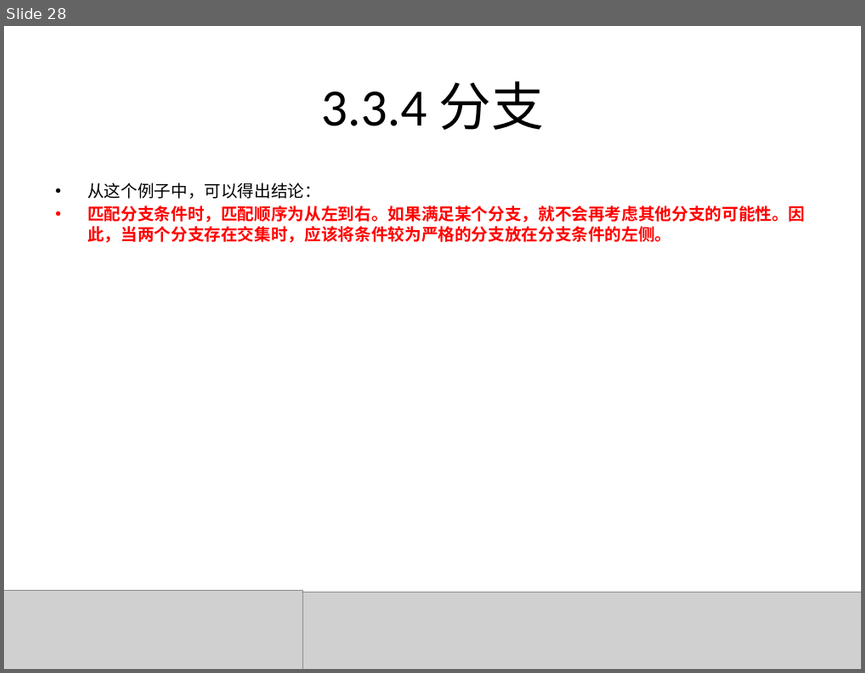
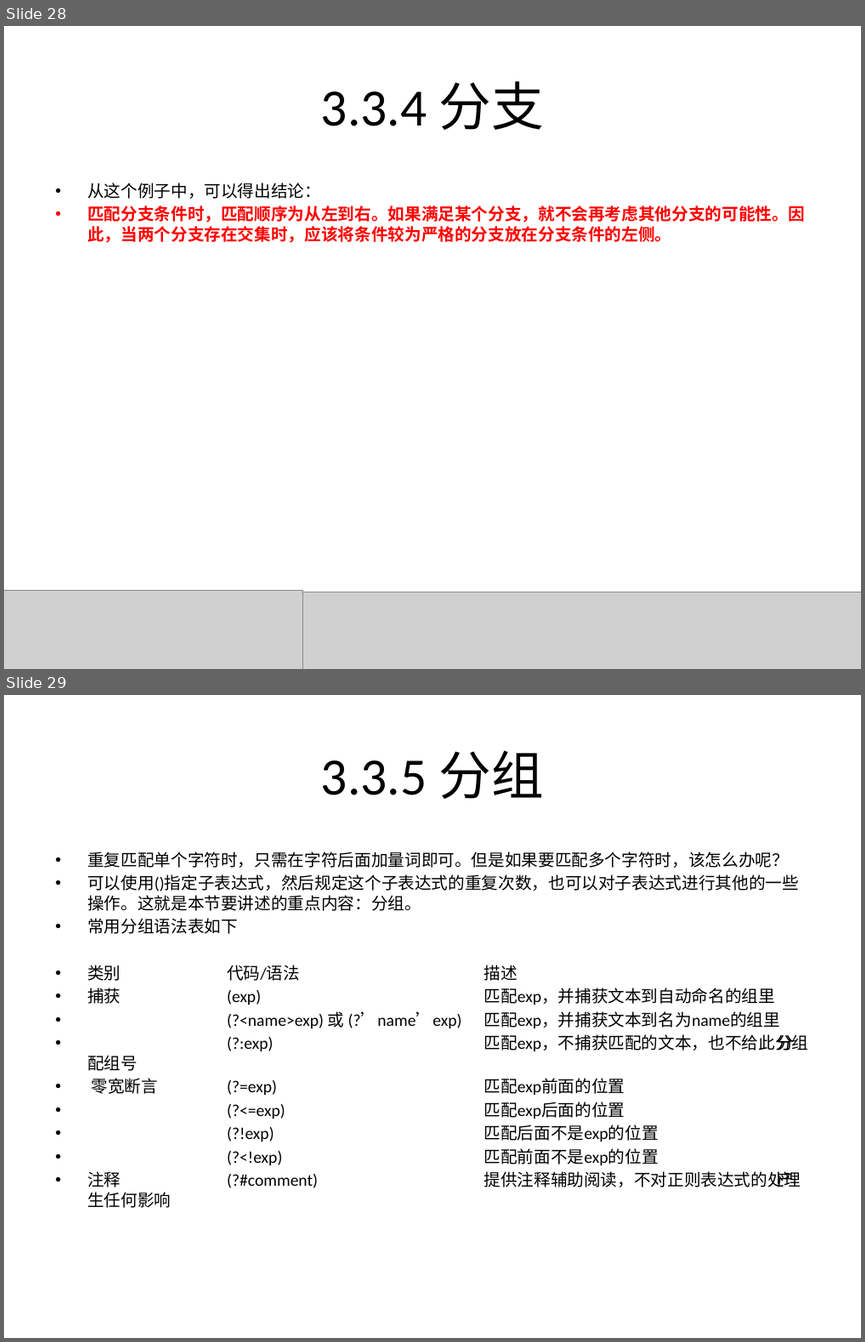
Before and after one commit to rayallen20/regularExpressions, a slide deck: 《PHP核心技术与最佳实践》第3章--正则表达式基础与应用/3.3 正则表达式匹配规则.pptx. Shown one above the other, each under a label of ours: slide 28 before the commit, slides 28 and 29 after it. The pictures are 865x673 and 865x1342 pixels, drawn with LibreOffice and Linux fonts; fonts in the diff are those of the drawing; grey boxes stand for pictures. Boxes give left, top, right and bottom in pixels: in the first picture for what was removed or moved away, otherwise in the second. Text is boxed around its words. In the diff, an @@ line names an element or a change of style, - is before the commit and + after.

Commit message:
3.3.5分组完成 3.3.7环视部分完成
3.3.7完成度:
1.顺序肯定环视的常规与变种
2.顺序否定环视的常规使用

```diff
--- a/《PHP核心技术与最佳实践》第3章--正则表达式基础与应用/3.3 正则表达式匹配规则.pptx
+++ b/《PHP核心技术与最佳实践》第3章--正则表达式基础与应用/3.3 正则表达式匹配规则.pptx
@@ slide 29 added at (x1=4, y1=695, x2=861, y2=1338), background #FFFFFF @@
@@ title added at (x1=321, y1=750, x2=544, y2=799), 44 pt, text #000000 @@
+3.3.5 分组
@@ text added at (x1=87, y1=851, x2=808, y2=1187), 14 pt, text #000000 @@
+• 重复匹配单个字符时，只需在字符后面加量词即可。但是如果要匹配多个字符时，该怎么办呢？
+• 可以使用()指定子表达式，然后规定这个子表达式的重复次数，也可以对子表达式进行其他的一些操作。这就是本节要讲述的重点内容：分组。
+• 常用分组语法表如下
+• 类别 代码/语法 描述
+• 捕获 (exp) 匹配exp，并捕获文本到自动命名的组里
+• (?<name>exp) 或 (?’name’exp) 匹配exp，并捕获文本到名为name的组里
+• (?:exp) 匹配exp，不捕获匹配的文本，也不给此分组 分配组号
+• 零宽断言 (?=exp) 匹配exp前面的位置
+• (?<=exp) 匹配exp后面的位置
+• (?!exp) 匹配后面不是exp的位置
+• (?<!exp) 匹配前面不是exp的位置
+• 注释 (?#comment) 提供注释辅助阅读，不对正则表达式的处理 产生任何影响
```
Also in this commit, not shown: 25 other slides added, 6 other files.
